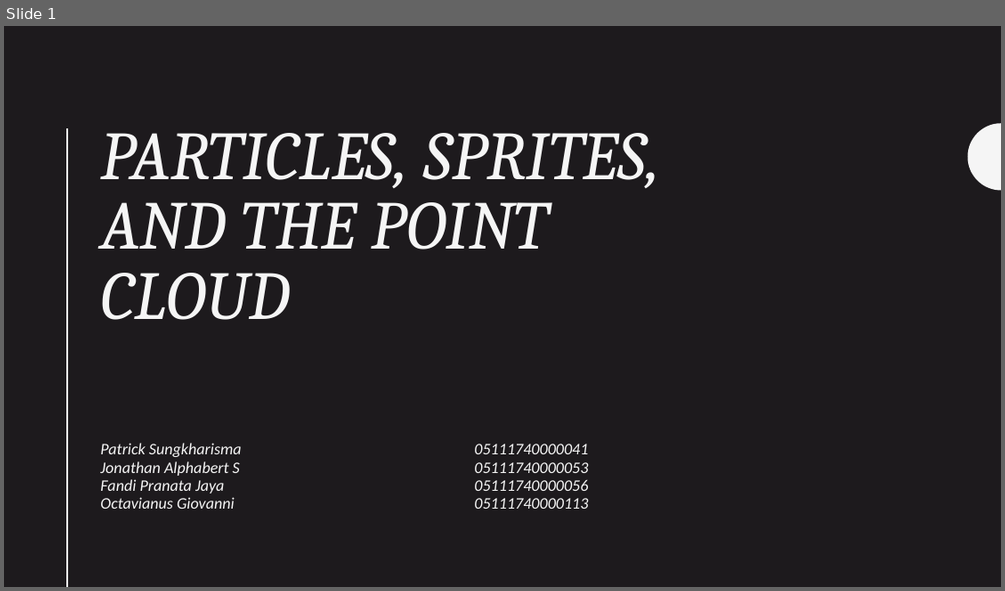
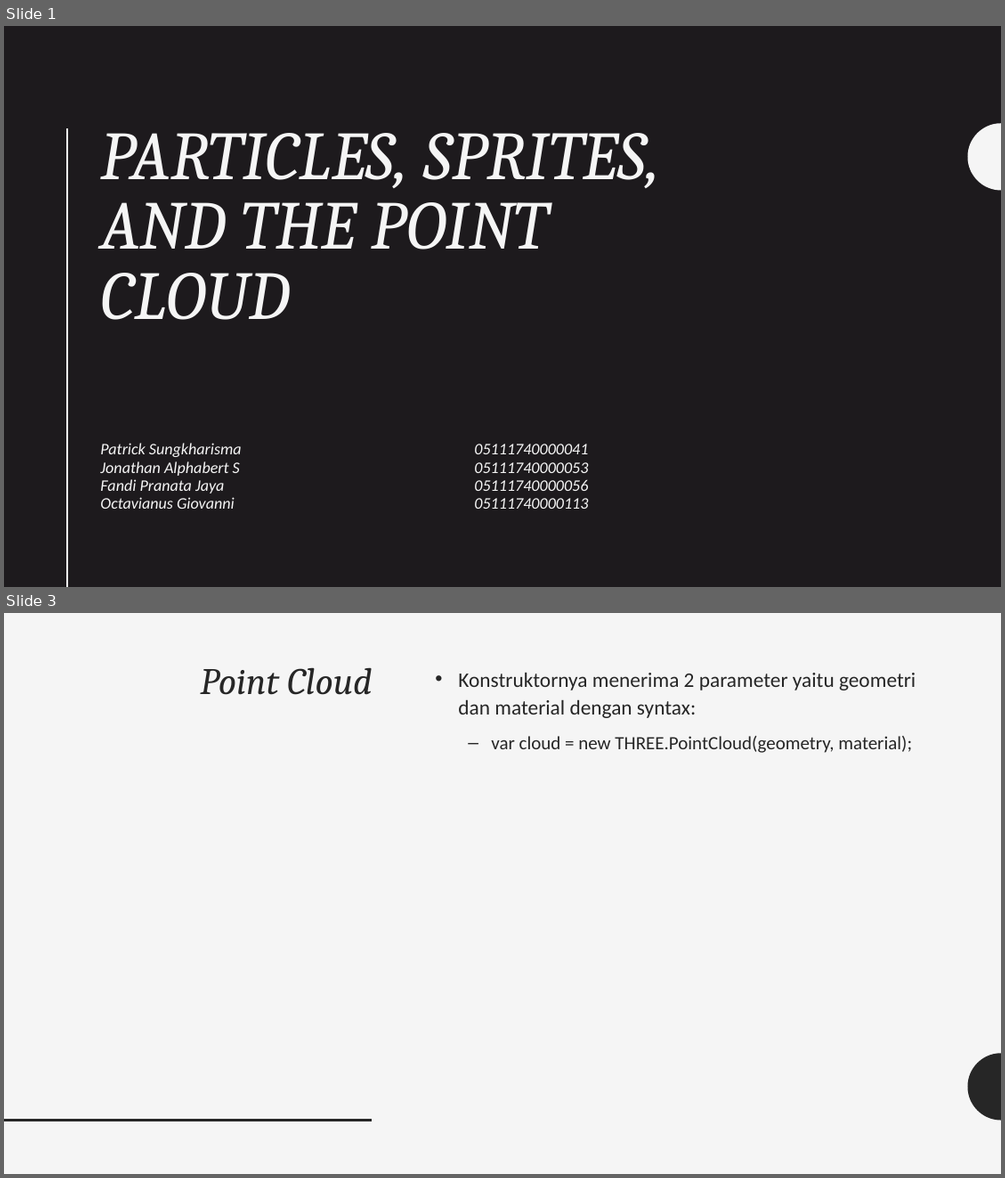
Before and after one commit to grafkom-d-if-its-2019/threejs-presentation-yolo, a slide deck: presentation/Particles, Sprites, and the Point Cloud.pptx. Shown one above the other, each under a label of ours: slide 1 before the commit, slides 1 and 3 after it; the slides between them are not shown. The pictures are 1005x591 and 1005x1178 pixels, drawn with LibreOffice and Linux fonts; fonts in the diff are those of the drawing. Boxes give left, top, right and bottom in pixels: in the first picture for what was removed or moved away, otherwise in the second. Text is boxed around its words. In the diff, an @@ line names an element or a change of style, - is before the commit and + after.

```diff
--- a/presentation/Particles, Sprites, and the Point Cloud.pptx
+++ b/presentation/Particles, Sprites, and the Point Cloud.pptx
@@ slide 3 added at <box>4,613,1001,1174</box>, background #F5F5F5 @@
@@ title added at <box>200,667,372,695</box>, 36 pt, text #262626, italic @@
+Point Cloud
@@ text added at <box>458,672,915,753</box>, 20 pt, text #262626 @@
+• Konstruktornya menerima 2 parameter yaitu geometri dan material dengan syntax:
+  – var cloud = new THREE.PointCloud(geometry, material);
@@ freeform shape added at <box>968,1053,1001,1120</box>, fill #262626 @@
@@ line added from (4, 1120) to (372, 1120), #262626 2 pt @@
```
Also in this commit, not shown: 6 slides changed, 4 other slides added.
